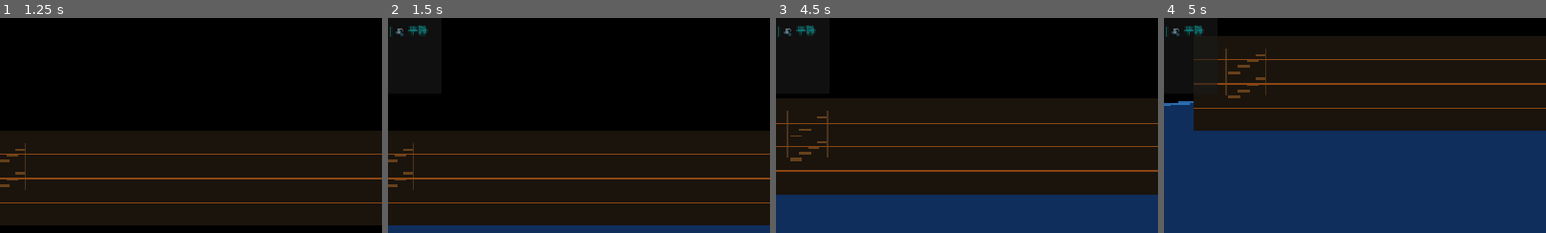
Above: before the commit, frames 1-4 (left to right).
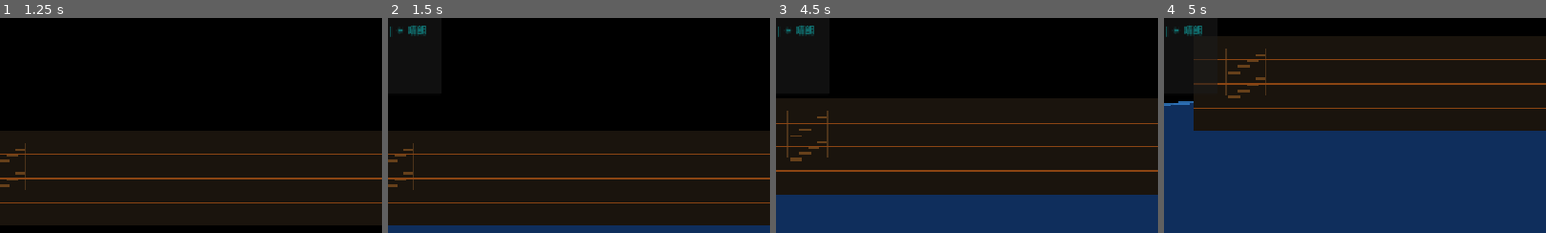
Above: after the commit, the same moments.

Repository: AirtisTech/project_covenant1
Game: Godot game, scene res://scenes/world/ark_scene.tscn
Two runs of this game, one before a commit and one after it. Both use one fixed random seed, a clock stepped at 60 frames per second and the inputs below.
Inputs (mouse positions are % of the whole screen's width and height, from its top left):
- Up to frame 1 (1.25 s): click "🌊 洪水已至，登船！" at 0.5 s
- Up to frame 2 (1.5 s): click "⏩ 测试: 跳到大洪水" at 1.25 s
- Up to frame 3 (4.5 s): click "📅 前进一天" at 2 s; click "📅 前进一天" at 2.75 s; click "📅 前进一天" at 3.5 s; drag from (50, 50) to (60, 28) at 4.27 s
- Up to frame 4 (5 s): no input
The pictures show only the part of the screen within x 9-59%, y 10-60%; the shares and areas given below are measured in that part.

Frame 1 is identical in both runs. In frame 2, 0.2% of the frame differs, in the area x 2-11%, y 3-9%; in frame 3, 0.2%; in frame 4, 0.2%.

Commit message:
Add weather effects: rain, lightning, darkness, dynamic weather changes

Diff:
--- a/project.godot
+++ b/project.godot
@@ -31,6 +31,7 @@
 SelectionManager="*res://scripts/globals/selection_manager.gd"
 LayoutManager="*res://scripts/globals/layout_manager.gd"
 HapticManager="*res://scripts/globals/haptic_manager.gd"
+WeatherEffects="*res://scripts/world/weather_effects.gd"
 
 [display]
 
--- a/scripts/globals/phase_manager.gd
+++ b/scripts/globals/phase_manager.gd
@@ -38,6 +38,7 @@
 signal ark_tilt_changed(tilt: float)
 signal ark_weight_changed(weight: float)
 signal entered_ark()  # 家人登船
+signal weather_intensity_changed(intensity: float)
 
 func _ready():
 	print("🎯 准备阶段 - 规划你的方舟布局")
@@ -138,10 +139,26 @@
 	# 简单的正弦波
 
 func _update_weather(delta):
-	# 随机暴风雨
-	if randf() < 0.001:  # 小概率触发
-		is_storming = !is_storming
-		weather_intensity = randf() * 0.5 + 0.5 if is_storming else 0.0
+	# 天气变化
+	if is_storming:
+		# 暴风雨时，随机变化强度
+		if randf() < 0.01:
+			weather_intensity = clamp(weather_intensity + randf_range(-0.2, 0.2), 0.3, 1.0)
+			weather_intensity_changed.emit(weather_intensity)
+
+		# 小概率暴风雨结束
+		if randf() < 0.005:
+			is_storming = false
+			weather_intensity = 0.0
+			weather_intensity_changed.emit(0.0)
+			print("☀️ 暴风雨结束")
+	else:
+		# 平静时小概率起暴风雨
+		if randf() < 0.002:
+			is_storming = true
+			weather_intensity = randf_range(0.3, 0.6)
+			weather_intensity_changed.emit(weather_intensity)
+			print("⛈️ 暴风雨来了！")
 
 func _apply_ark_motion(delta):
 	# 只有当水位上升到一定程度时才摇晃（船在水中）
--- a/scripts/ui/hud.gd
+++ b/scripts/ui/hud.gd
@@ -64,7 +64,16 @@
 	var pm = get_node_or_null("/root/PhaseManager")
 	if pm and pm.current_phase == pm.Phase.DELUGE:
 		flood_label.visible = true
-		var weather = "🌊 平静" if not pm.is_storming else "🌧️ 暴风雨!"
+		var weather = "☀️ 晴朗"
+		if pm.is_storming:
+			if pm.weather_intensity < 0.3:
+				weather = "🌤️ 多云"
+			elif pm.weather_intensity < 0.6:
+				weather = "🌧️ 小雨"
+			elif pm.weather_intensity < 0.8:
+				weather = "🌧️ 大雨"
+			else:
+				weather = "⛈️ 暴风雨！"
 		flood_label.text = "🌊 洪水已至！| %s" % weather
 	else:
 		flood_label.visible = false
--- /dev/null
+++ b/scripts/world/weather_effects.gd
@@ -0,0 +1,107 @@
+extends Node2D
+
+# 天气效果系统 - 暴风雨、闪电、雨滴
+
+var rain_particles: CPUParticles2D
+var storm_darkness: ColorRect
+var lightning_timer: float = 0.0
+var lightning_active: bool = false
+
+const RAIN_INTENSITY = 100  # 雨滴数量
+
+func _ready():
+	_setup_rain()
+	_setup_darkness()
+	visible = false
+
+	# 连接信号
+	PhaseManager.phase_changed.connect(_on_phase_changed)
+	PhaseManager.weather_intensity_changed.connect(_on_weather_changed)
+
+func _setup_rain():
+	rain_particles = CPUParticles2D.new()
+	rain_particles.emitting = false
+	rain_particles.amount = RAIN_INTENSITY
+	rain_particles.lifetime = 1.5
+	rain_particles.direction = Vector2(0.3, 1)  # 稍微倾斜
+	rain_particles.spread = 10.0
+	rain_particles.gravity = Vector2(0, 980)
+	rain_particles.initial_velocity_min = 400.0
+	rain_particles.initial_velocity_max = 600.0
+	rain_particles.scale_amount_min = 1.0
+	rain_particles.scale_amount_max = 2.0
+	rain_particles.color = Color(0.6, 0.7, 0.8, 0.6)
+	rain_particles.position = Vector2(640, -100)
+	add_child(rain_particles)
+
+func _setup_darkness():
+	storm_darkness = ColorRect.new()
+	storm_darkness.color = Color(0, 0, 0, 0)
+	storm_darkness.set_anchors_and_offsets_preset(Control.PRESET_FULL_RECT)
+	add_child(storm_darkness)
+
+func _process(delta):
+	if not visible:
+		return
+
+	var pm = PhaseManager
+
+	# 更新雨滴位置（跟随相机）
+	if rain_particles:
+		rain_particles.position = get_viewport().get_camera_2d().global_position + Vector2(640, -100)
+
+	# 闪电效果
+	if pm.is_storming and randf() < 0.002:  # 小概率闪电
+		_trigger_lightning()
+
+	# 更新黑暗程度
+	if storm_darkness:
+		var target_alpha = pm.weather_intensity * 0.5  # 最大 50% 黑暗
+		storm_darkness.color.a = lerp(storm_darkness.color.a, target_alpha, delta * 2)
+
+func _trigger_lightning():
+	lightning_active = true
+	lightning_timer = 0.1
+
+	# 瞬间变亮
+	if storm_darkness:
+		storm_darkness.color.a = 0.0
+
+	# 闪电后跟随雷声（随机延迟）
+	await get_tree().create_timer(randf_range(0.5, 2.0)).timeout
+	if PhaseManager.is_storming:
+		_play_thunder_sound()
+
+	lightning_active = false
+
+func _play_thunder_sound():
+	# 可以在这里添加雷声效果
+	# 目前先用控制台输出模拟
+	print("⚡ 雷声！")
+
+func _on_phase_changed(from, to):
+	if to == PhaseManager.Phase.DELUGE:
+		visible = true
+		print("🌧️ 天气系统启用")
+	else:
+		visible = false
+		if rain_particles:
+			rain_particles.emitting = false
+
+func _on_weather_changed(intensity: float):
+	if rain_particles:
+		rain_particles.emitting = intensity > 0.3
+		rain_particles.amount = int(RAIN_INTENSITY * intensity)
+
+func get_weather_description() -> String:
+	var pm = PhaseManager
+	if not pm.is_storming:
+		return "☀️ 晴朗"
+	elif pm.weather_intensity < 0.3:
+		return "🌤️ 多云"
+	elif pm.weather_intensity < 0.6:
+		return "🌧️ 小雨"
+	elif pm.weather_intensity < 0.8:
+		return "🌧️ 大雨"
+	else:
+		return "⛈️ 暴风雨！"
